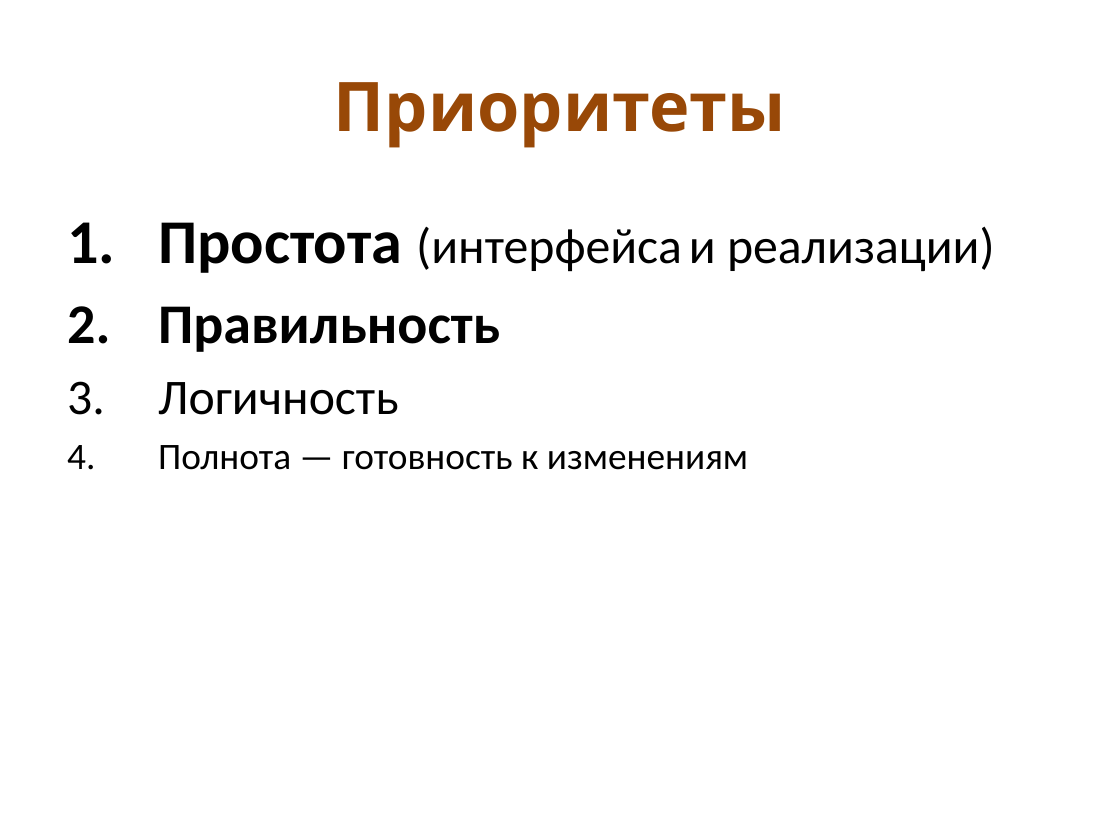
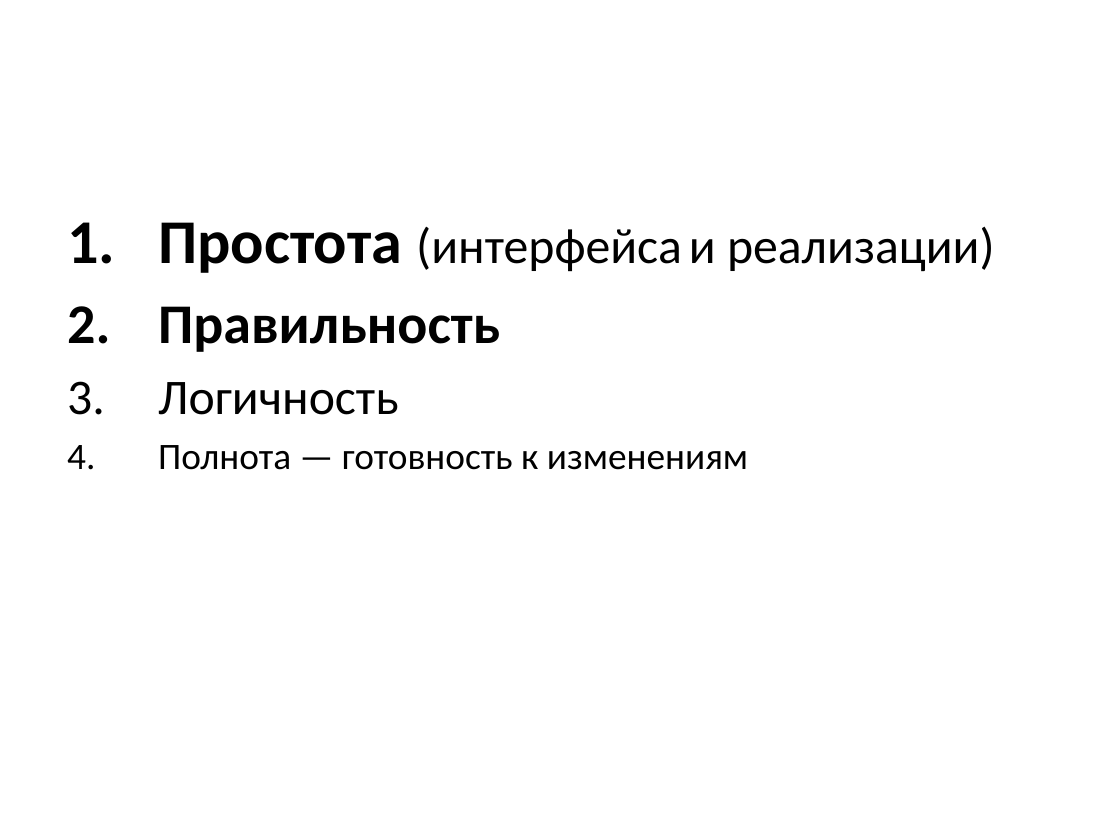
Before and after one commit to kontur-edu/intern-2014, a slide deck: slide 5 of 10-Design/Design.pptx. Drawn at 1120x840 pixels with LibreOffice and Linux fonts; fonts in the diff are those of the drawing. Boxes give left, top, right and bottom in pixels: in the first picture for what was removed or moved away, otherwise in the second. Text is boxed around its words. In the diff, an @@ line names an element or a change of style, - is before the commit and + after.

```diff
--- a/10-Design/Design.pptx
+++ b/10-Design/Design.pptx
@@ title removed at [334, 82, 786, 148] @@
-Приоритеты
```
Also in this commit, not shown: 1 other slide changed, 2 other files.
